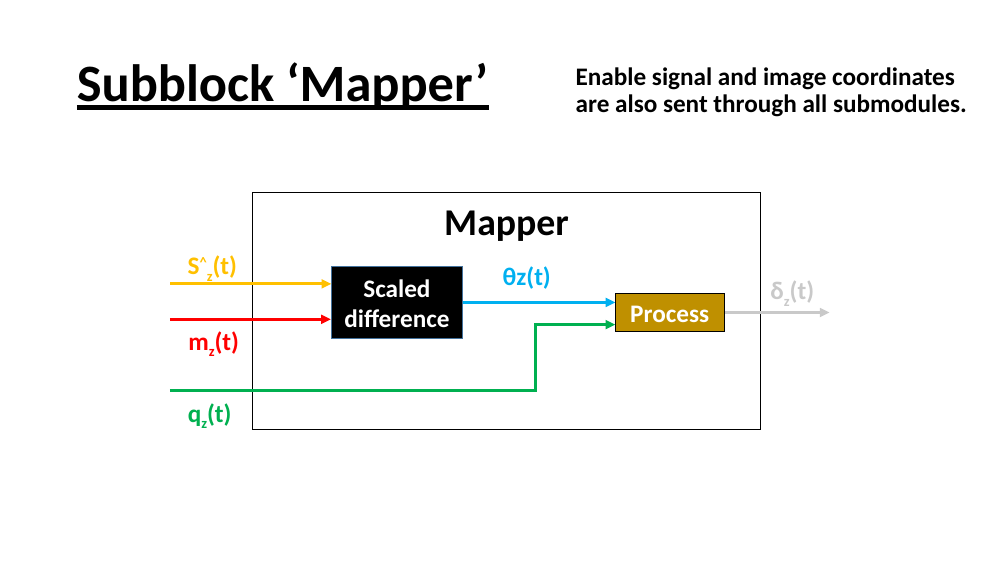
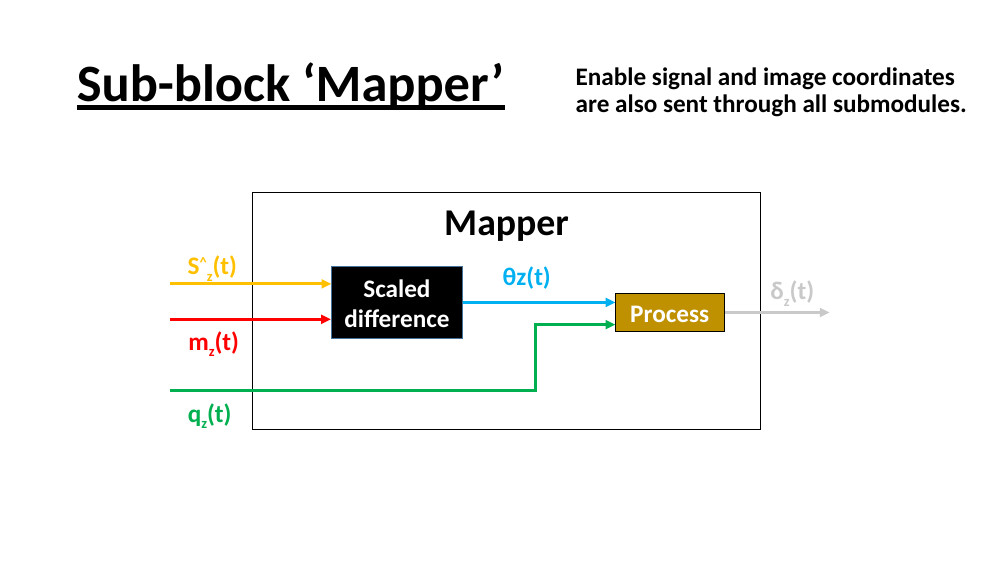
Before and after one commit to CristianG89/CCSDS123_Issue2, a slide deck: slide 4 of Block diagram.pptx (slide 3 before the commit). Drawn at 1008x567 pixels with LibreOffice and Linux fonts; fonts in the diff are those of the drawing. Boxes give left, top, right and bottom in pixels: in the first picture for what was removed or moved away, otherwise in the second. Text is boxed around its words. In the diff, an @@ line names an element or a change of style, - is before the commit and + after.

```diff
--- a/Block diagram.pptx
+++ b/Block diagram.pptx
@@ title at box(77, 62, 504, 110): text changed @@
-Subblock ‘Mapper’
+Sub-block ‘Mapper’
```
Also in this commit, not shown: 4 other slides changed, 1 slide added, 29 other files.
